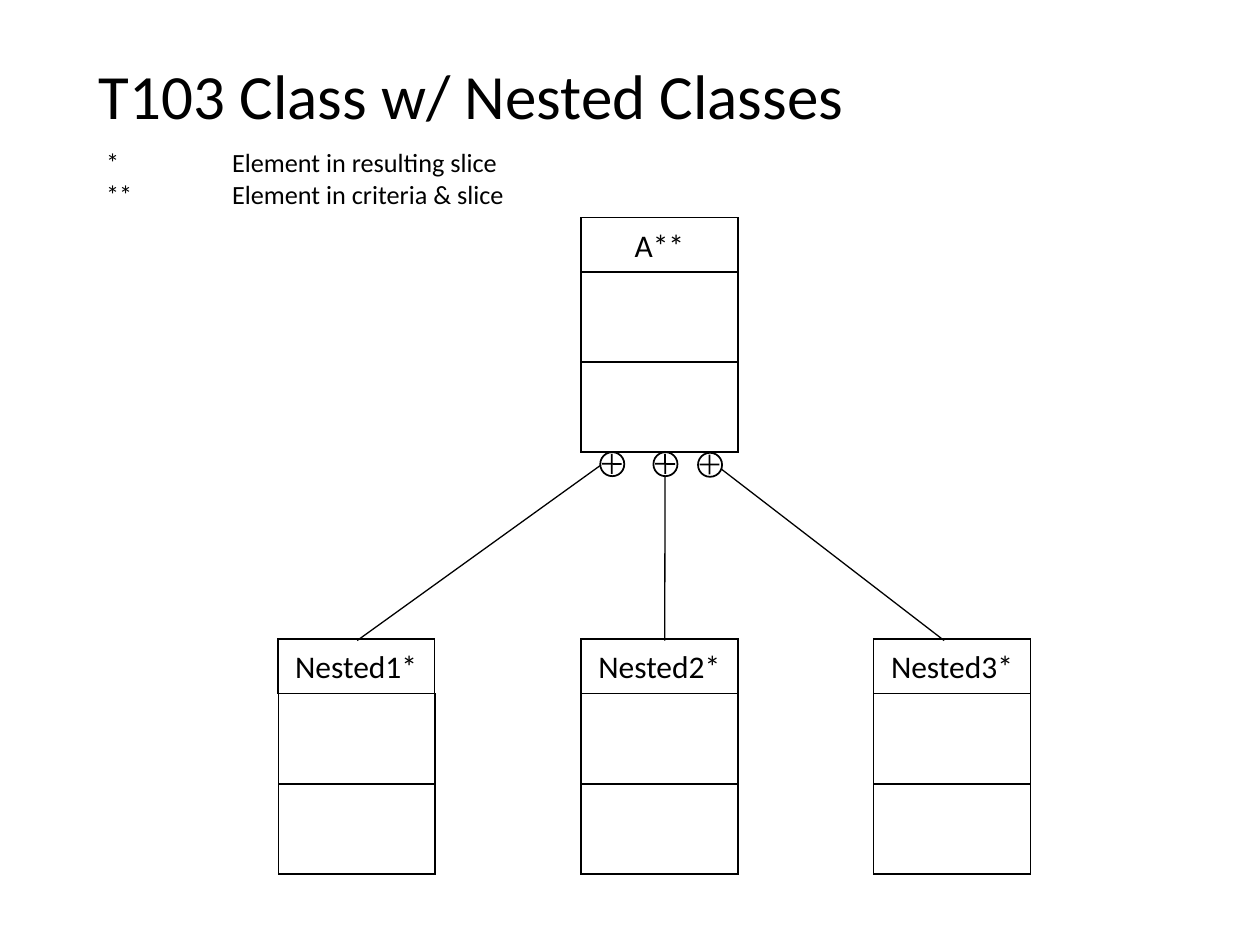
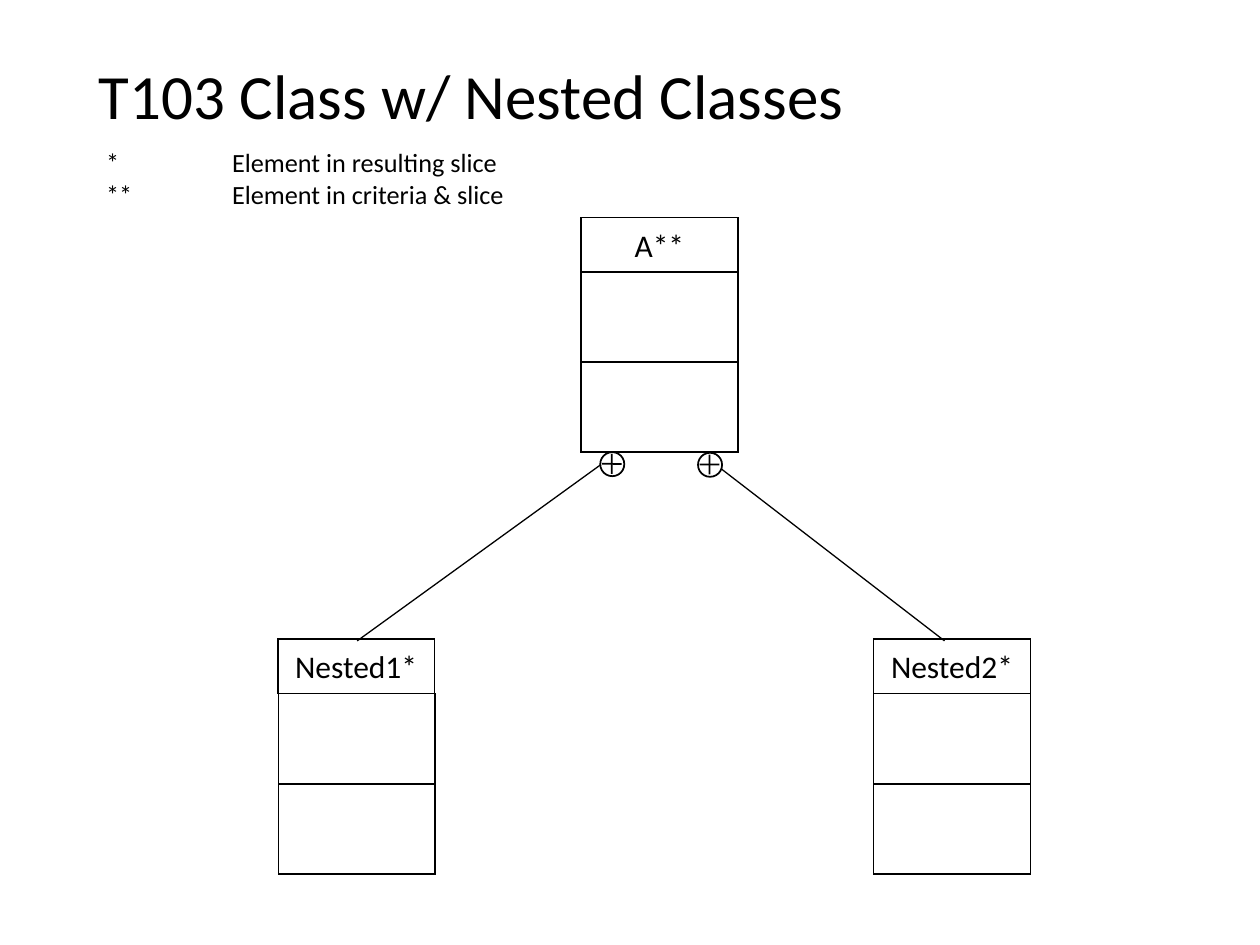
Before and after one commit to nlsfung/MMINT_Examples, a slide deck: slide 5 of CDSliceTestSuite/TestSuite.ppt. Drawn at 1260x945 pixels with LibreOffice and Linux fonts; fonts in the diff are those of the drawing. Boxes give left, top, right and bottom in pixels: in the first picture for what was removed or moved away, otherwise in the second. Text is boxed around its words. In the diff, an @@ line names an element or a change of style, - is before the commit and + after.

```diff
--- a/CDSliceTestSuite/TestSuite.ppt
+++ b/CDSliceTestSuite/TestSuite.ppt
@@ ellipse removed at (654, 452, 678, 476) @@
@@ line removed from (655, 464) to (675, 464) @@
@@ arrow removed from (665, 641) to (665, 451) @@
@@ line removed from (665, 454) to (665, 474) @@
@@ rectangle "Nested2*": place and size @@
-rectangle "Nested2*" at (581, 639, 737, 693)
+rectangle "Nested2*" at (873, 639, 1029, 693)
@@ rectangle removed at (873, 639, 1029, 693) @@
-Nested3*
@@ rectangle removed at (581, 693, 737, 784) @@
@@ rectangle removed at (581, 784, 737, 874) @@
```
Also in this commit, not shown: 5 other slides changed, 4 slides added, 21 other files.
